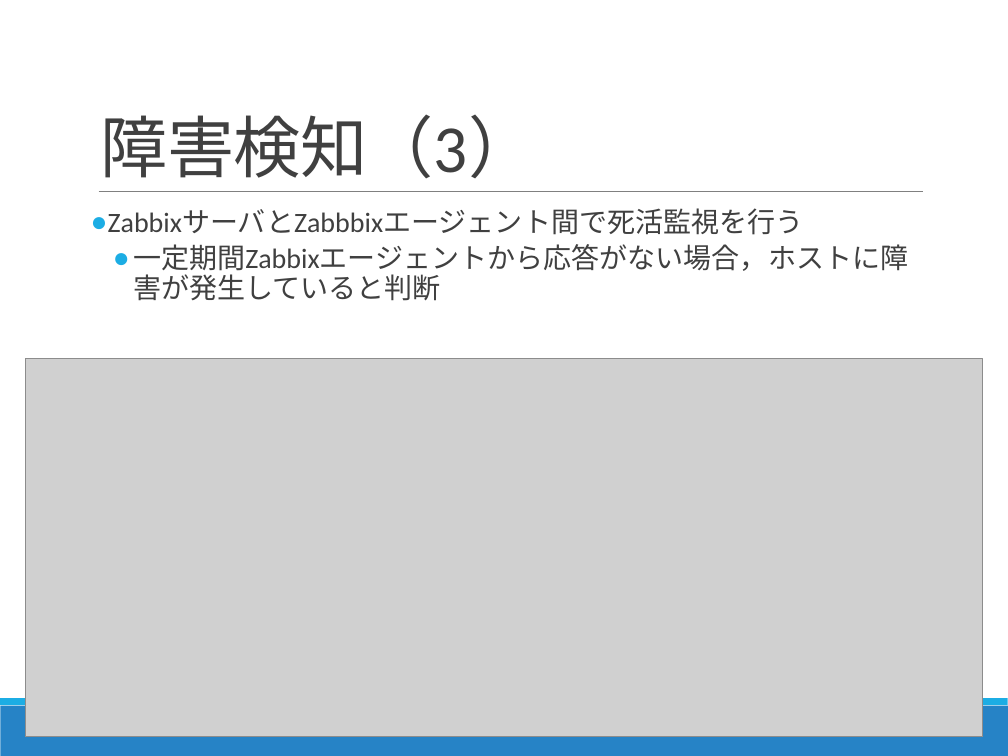
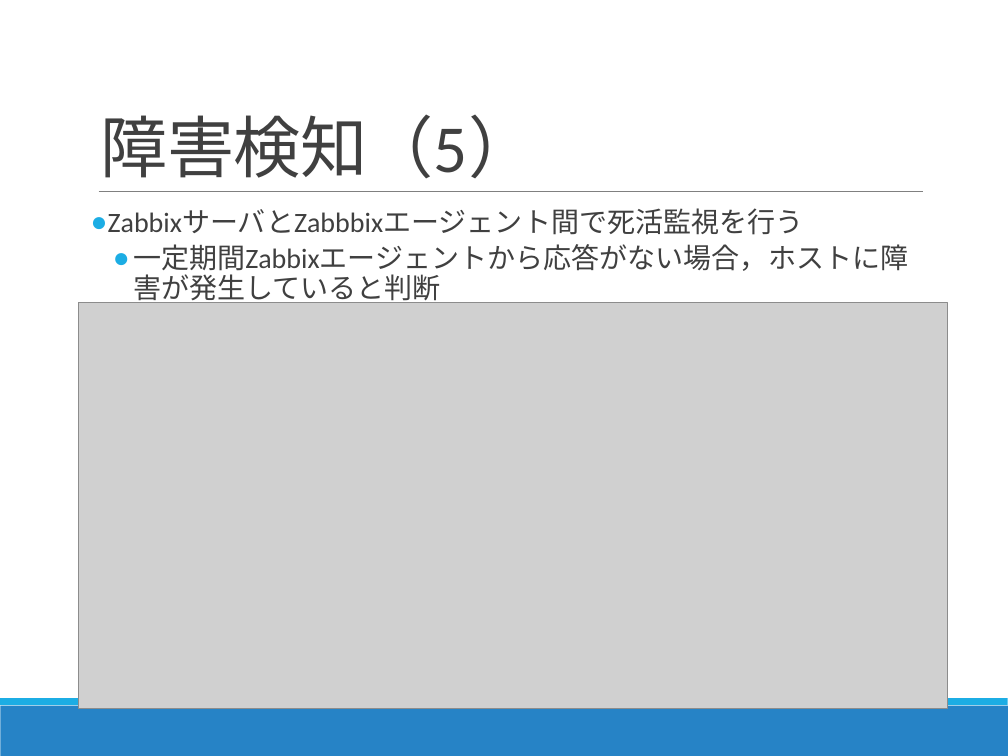
Before and after one commit to Kota0823/Document, a slide deck: slide 18 of 輪講2019-1_鈴木洸太.pptx (slide 16 before the commit). Drawn at 1008x756 pixels with LibreOffice and Linux fonts; fonts in the diff are those of the drawing; grey boxes stand for pictures. Boxes give left, top, right and bottom in pixels: in the first picture for what was removed or moved away, otherwise in the second. Text is boxed around its words. In the diff, an @@ line names an element or a change of style, - is before the commit and + after.

```diff
--- a/輪講2019-1_鈴木洸太.pptx
+++ b/輪講2019-1_鈴木洸太.pptx
@@ title at [101,114,535,179]: text changed @@
-障害検知（3）
+障害検知（5）
@@ picture: place and size @@
-picture at [25,359,983,737]
+picture at [79,302,948,709]
```
Also in this commit, not shown: 5 other slides changed, 4 slides added, 3 other files.
